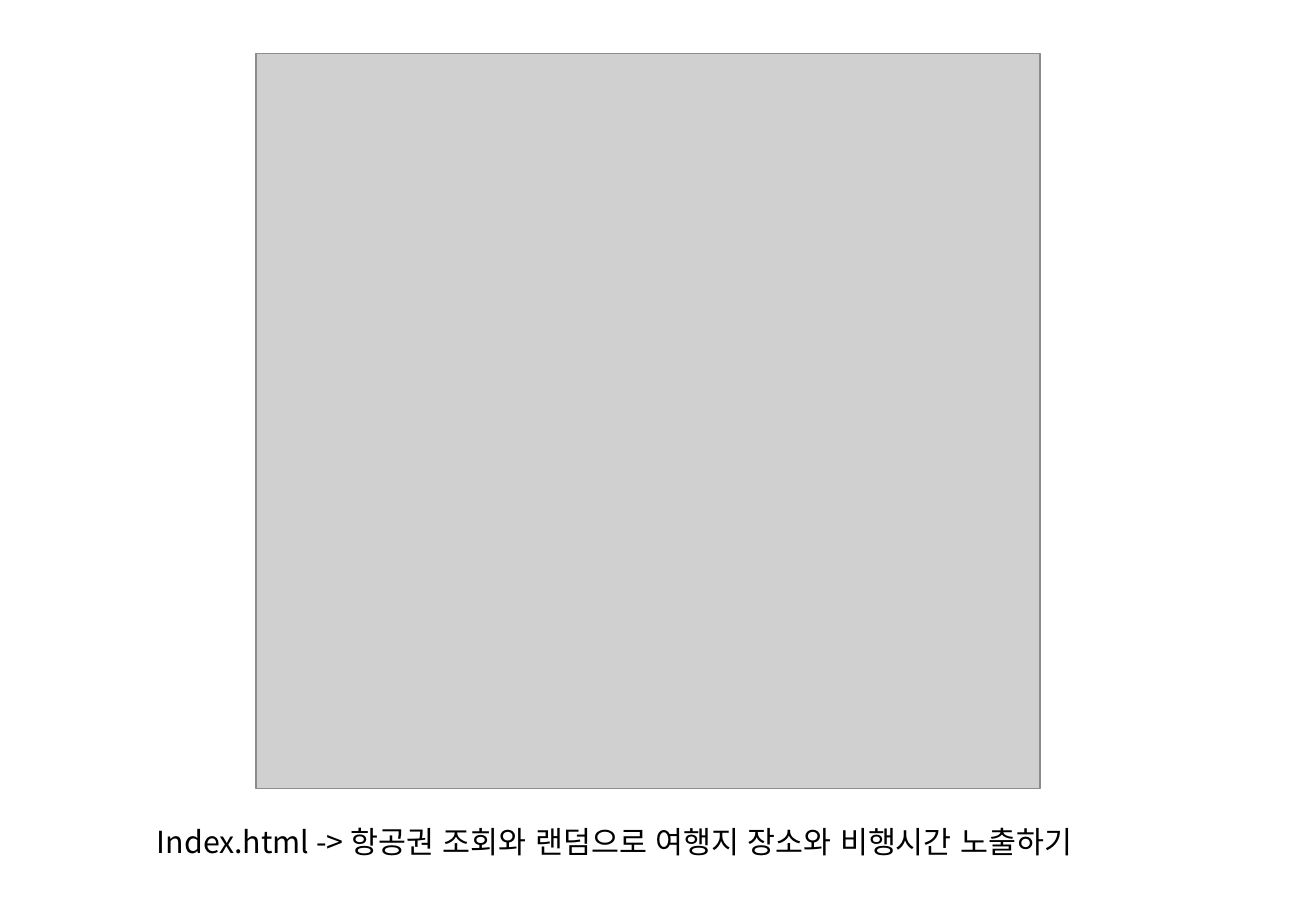
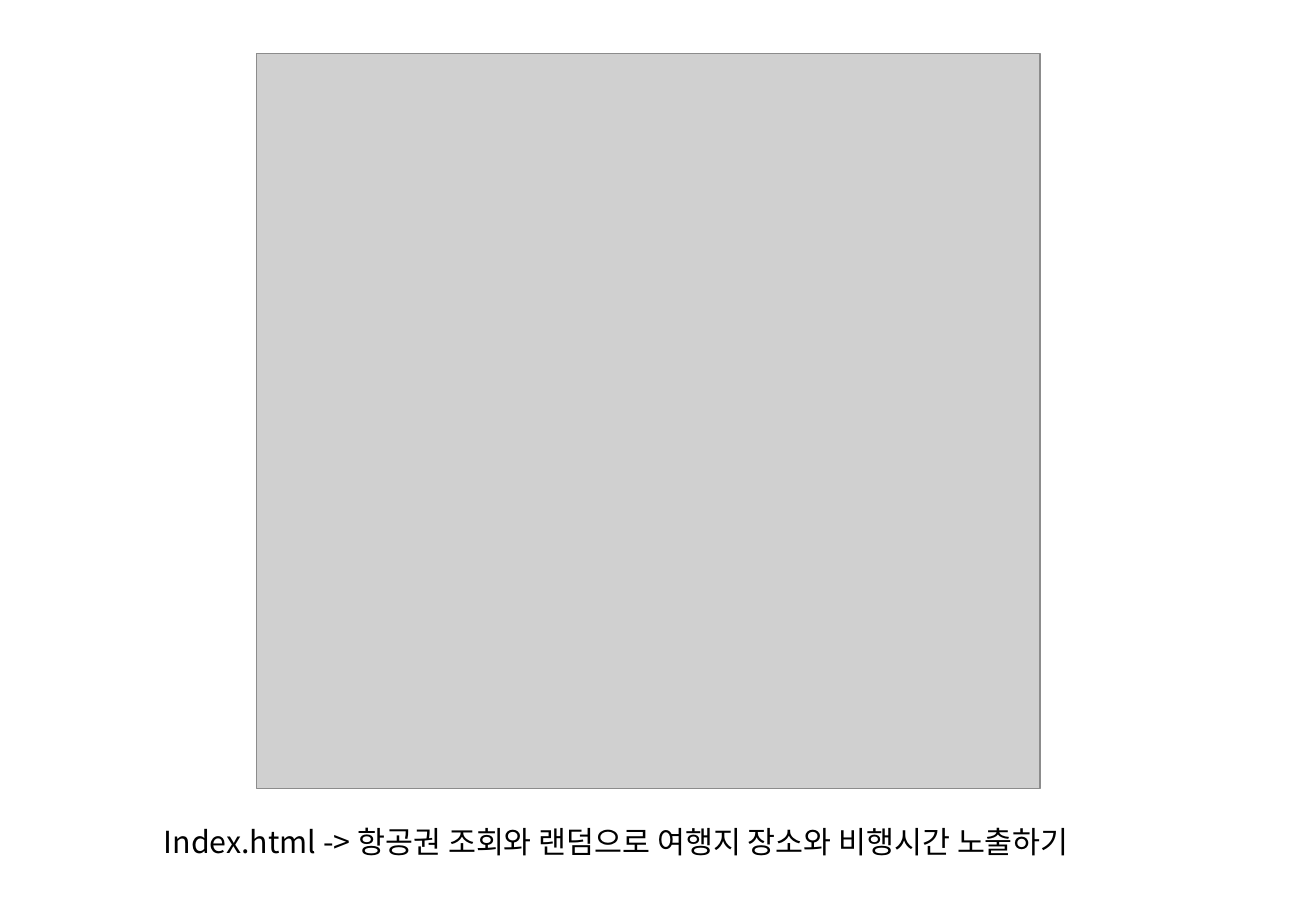
Before and after one commit to soyeonKim9104/sparta-7th, a slide deck: slide 2 of 기획/항공권예약.pptx. Drawn at 1316x911 pixels with LibreOffice and Linux fonts; fonts in the diff are those of the drawing; grey boxes stand for pictures. Boxes give left, top, right and bottom in pixels: in the first picture for what was removed or moved away, otherwise in the second. Text is boxed around its words. In the diff, an @@ line names an element or a change of style, - is before the commit and + after.

```diff
--- a/기획/항공권예약.pptx
+++ b/기획/항공권예약.pptx
@@ text "Index.html -> 항공권 조회와 랜덤으로 ..." rewrapped from [157, 827, 1072, 856] to [164, 827, 1069, 856] @@
```
Also in this commit, not shown: 2 other slides changed, 2 slides added, 9 other files.
